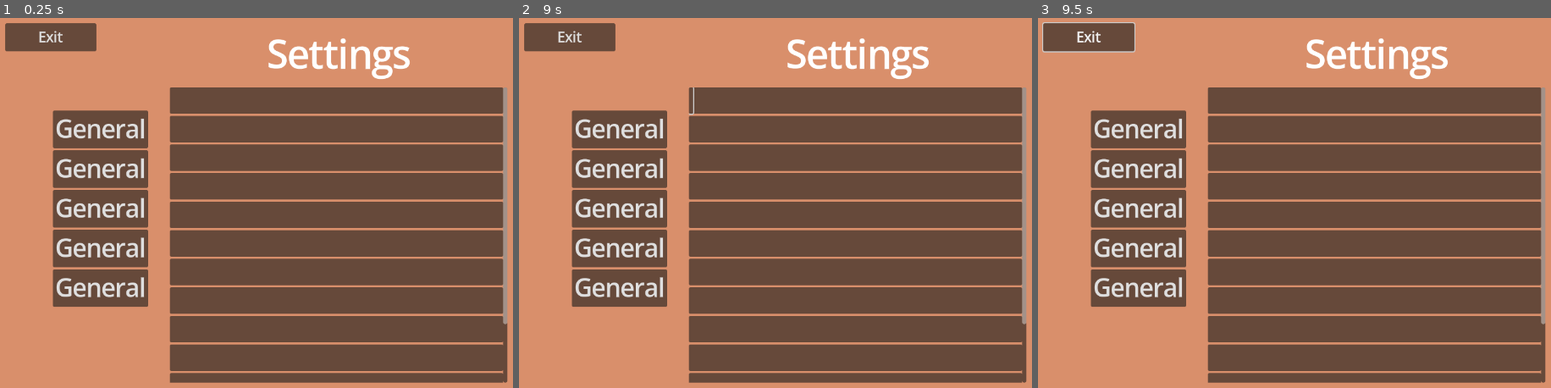
Above: before the commit, frames 1-3 (left to right).
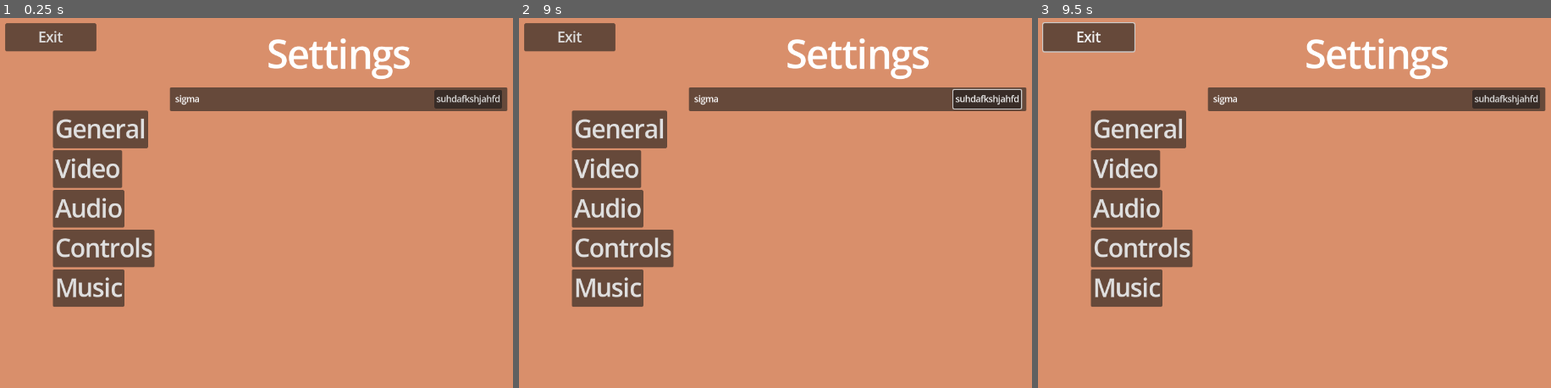
Above: after the commit, the same moments.

Repository: Rivmo/Super-Smash-Guys
Game: Godot game, scene res://scenes/settings_menu_screen.tscn
The game is run twice, just before and just after one commit, with the same random seed, the same clock (stepped at 60 frames per second) and the same inputs. This scene is started directly instead of the project's main scene.
Inputs (mouse positions are in pixels of both pictures, inside the frame that each line leads up to):
- Up to frame 1 (0.25 s): no input
- Up to frame 2 (9 s): click "General" at 0.5 s; click "General" at 1.25 s; click (606, 169) at 2 s, where only the run after the commit has a clickable "Video"; click "General" at 2.75 s; click (606, 206) at 3.5 s, where only the run after the commit has a clickable "Audio"; click "General" at 4.25 s; click (621, 247) at 5 s, where only the run after the commit has a clickable "Controls"; click "General" at 5.75 s; click (606, 288) at 6.5 s, where only the run after the commit has a clickable "Music"; click (693, 99) at 7.27 s; click (985, 99) at 8 s, where only the run after the commit has a clickable "suhdafkshjahfd"; tap Enter at 8.75 s; move the mouse to (1006, 188) at 8.77 s; hold Right (Right) from 8.78 s (still down); tap O (Attack) at 8.85 s; click (1006, 188) at 8.92 s
- Up to frame 3 (9.5 s): keep holding Right (Right); tap Up (Jump) at 9.02 s

The runs differ from the first frame. In frame 1, 49% of the frame differs, in the area x 10-100%, y 18-99%; in frame 2, 49%; in frame 3, 49%.

Commit message:
UI changes
Improving settings ui, begining multiplayer UI

Diff:
--- /dev/null
+++ b/scenes/placeholder_multiplayer_lobby.tscn
@@ -0,0 +1,200 @@
+[gd_scene format=3 uid="uid://dg6shi8eros0k"]
+
+[ext_resource type="Script" uid="uid://d2mp7uyq8ejy2" path="res://scripts/exit_multiplayer.gd" id="1_bwbv6"]
+
+[node name="Control" type="Control" unique_id=1290787588]
+layout_mode = 3
+anchors_preset = 15
+anchor_right = 1.0
+anchor_bottom = 1.0
+grow_horizontal = 2
+grow_vertical = 2
+
+[node name="ColorRect" type="ColorRect" parent="." unique_id=205190431]
+layout_mode = 1
+anchors_preset = 15
+anchor_right = 1.0
+anchor_bottom = 1.0
+grow_horizontal = 2
+grow_vertical = 2
+color = Color(0.84977525, 0.56186223, 0.42118737, 1)
+
+[node name="MarginContainer" type="MarginContainer" parent="." unique_id=1707322820]
+layout_mode = 1
+anchors_preset = -1
+anchor_left = 0.5
+anchor_right = 0.5
+anchor_bottom = 0.16626158
+offset_left = -312.5
+offset_right = 312.5
+grow_horizontal = 2
+theme_override_constants/margin_top = 22
+metadata/_edit_use_anchors_ = true
+
+[node name="Title" type="Label" parent="MarginContainer" unique_id=1824115336]
+layout_mode = 2
+size_flags_horizontal = 4
+theme_override_font_sizes/font_size = 70
+text = "Multiplayer"
+
+[node name="HBoxContainer" type="HBoxContainer" parent="." unique_id=1652497049]
+layout_mode = 1
+anchors_preset = -1
+anchor_left = 0.5
+anchor_top = 0.595
+anchor_right = 0.5
+anchor_bottom = 0.595
+offset_left = -481.0
+offset_top = -102.400024
+offset_right = 481.0
+offset_bottom = 102.599976
+grow_horizontal = 2
+grow_vertical = 2
+
+[node name="PlayerInfoPanel1" type="PanelContainer" parent="HBoxContainer" unique_id=391667393]
+layout_mode = 2
+size_flags_horizontal = 3
+
+[node name="MarginContainer" type="MarginContainer" parent="HBoxContainer/PlayerInfoPanel1" unique_id=636127801]
+layout_mode = 2
+
+[node name="VBoxContainer" type="VBoxContainer" parent="HBoxContainer/PlayerInfoPanel1/MarginContainer" unique_id=367835124]
+layout_mode = 2
+
+[node name="textbox1" type="Label" parent="HBoxContainer/PlayerInfoPanel1/MarginContainer/VBoxContainer" unique_id=223998480]
+layout_mode = 2
+size_flags_horizontal = 4
+size_flags_vertical = 6
+text = "Textbox 1"
+
+[node name="textbox2" type="Label" parent="HBoxContainer/PlayerInfoPanel1/MarginContainer/VBoxContainer" unique_id=556534697]
+layout_mode = 2
+size_flags_horizontal = 4
+size_flags_vertical = 6
+text = "Textbox 1"
+
+[node name="textbox3" type="Label" parent="HBoxContainer/PlayerInfoPanel1/MarginContainer/VBoxContainer" unique_id=1559966108]
+layout_mode = 2
+size_flags_horizontal = 4
+size_flags_vertical = 6
+text = "Textbox 1"
+
+[node name="textbox4" type="Label" parent="HBoxContainer/PlayerInfoPanel1/MarginContainer/VBoxContainer" unique_id=1653245800]
+layout_mode = 2
+size_flags_horizontal = 4
+size_flags_vertical = 6
+text = "Textbox 1"
+
+[node name="PlayerInfoPanel2" type="PanelContainer" parent="HBoxContainer" unique_id=376585654]
+layout_mode = 2
+size_flags_horizontal = 3
+
+[node name="MarginContainer" type="MarginContainer" parent="HBoxContainer/PlayerInfoPanel2" unique_id=1003229705]
+layout_mode = 2
+
+[node name="VBoxContainer" type="VBoxContainer" parent="HBoxContainer/PlayerInfoPanel2/MarginContainer" unique_id=1988649438]
+layout_mode = 2
+
+[node name="textbox1" type="Label" parent="HBoxContainer/PlayerInfoPanel2/MarginContainer/VBoxContainer" unique_id=1587990234]
+layout_mode = 2
+size_flags_horizontal = 4
+size_flags_vertical = 6
+text = "Textbox 1"
+
+[node name="textbox2" type="Label" parent="HBoxContainer/PlayerInfoPanel2/MarginContainer/VBoxContainer" unique_id=1972748727]
+layout_mode = 2
+size_flags_horizontal = 4
+size_flags_vertical = 6
+text = "Textbox 1"
+
+[node name="textbox3" type="Label" parent="HBoxContainer/PlayerInfoPanel2/MarginContainer/VBoxContainer" unique_id=58939354]
+layout_mode = 2
+size_flags_horizontal = 4
+size_flags_vertical = 6
+text = "Textbox 1"
+
+[node name="textbox4" type="Label" parent="HBoxContainer/PlayerInfoPanel2/MarginContainer/VBoxContainer" unique_id=807627514]
+layout_mode = 2
+size_flags_horizontal = 4
+size_flags_vertical = 6
+text = "Textbox 1"
+
+[node name="PlayerInfoPanel3" type="PanelContainer" parent="HBoxContainer" unique_id=1372310779]
+layout_mode = 2
+size_flags_horizontal = 3
+
+[node name="MarginContainer" type="MarginContainer" parent="HBoxContainer/PlayerInfoPanel3" unique_id=835402697]
+layout_mode = 2
+
+[node name="VBoxContainer" type="VBoxContainer" parent="HBoxContainer/PlayerInfoPanel3/MarginContainer" unique_id=1024247848]
+layout_mode = 2
+
+[node name="textbox1" type="Label" parent="HBoxContainer/PlayerInfoPanel3/MarginContainer/VBoxContainer" unique_id=1113754732]
+layout_mode = 2
+size_flags_horizontal = 4
+size_flags_vertical = 6
+text = "Textbox 1"
+
+[node name="textbox2" type="Label" parent="HBoxContainer/PlayerInfoPanel3/MarginContainer/VBoxContainer" unique_id=1455034762]
+layout_mode = 2
+size_flags_horizontal = 4
+size_flags_vertical = 6
+text = "Textbox 1"
+
+[node name="textbox3" type="Label" parent="HBoxContainer/PlayerInfoPanel3/MarginContainer/VBoxContainer" unique_id=409197902]
+layout_mode = 2
+size_flags_horizontal = 4
+size_flags_vertical = 6
+text = "Textbox 1"
+
+[node name="textbox4" type="Label" parent="HBoxContainer/PlayerInfoPanel3/MarginContainer/VBoxContainer" unique_id=982619915]
+layout_mode = 2
+size_flags_horizontal = 4
+size_flags_vertical = 6
+text = "Textbox 1"
+
+[node name="PlayerInfoPanel4" type="PanelContainer" parent="HBoxContainer" unique_id=1946399449]
+layout_mode = 2
+size_flags_horizontal = 3
+
+[node name="MarginContainer" type="MarginContainer" parent="HBoxContainer/PlayerInfoPanel4" unique_id=407026353]
+layout_mode = 2
+
+[node name="VBoxContainer" type="VBoxContainer" parent="HBoxContainer/PlayerInfoPanel4/MarginContainer" unique_id=1606226048]
+layout_mode = 2
+
+[node name="textbox1" type="Label" parent="HBoxContainer/PlayerInfoPanel4/MarginContainer/VBoxContainer" unique_id=346177963]
+layout_mode = 2
+size_flags_horizontal = 4
+size_flags_vertical = 6
+text = "Textbox 1"
+
+[node name="textbox2" type="Label" parent="HBoxContainer/PlayerInfoPanel4/MarginContainer/VBoxContainer" unique_id=1773866486]
+layout_mode = 2
+size_flags_horizontal = 4
+size_flags_vertical = 6
+text = "Textbox 1"
+
+[node name="textbox3" type="Label" parent="HBoxContainer/PlayerInfoPanel4/MarginContainer/VBoxContainer" unique_id=318553497]
+layout_mode = 2
+size_flags_horizontal = 4
+size_flags_vertical = 6
+text = "Textbox 1"
+
+[node name="textbox4" type="Label" parent="HBoxContainer/PlayerInfoPanel4/MarginContainer/VBoxContainer" unique_id=873196643]
+layout_mode = 2
+size_flags_horizontal = 4
+size_flags_vertical = 6
+text = "Textbox 1"
+
+[node name="Exit_Multiplayer" type="Button" parent="." unique_id=1538128373]
+layout_mode = 0
+offset_left = 12.8
+offset_top = 6.4
+offset_right = 192.8
+offset_bottom = 55.4
+theme_override_font_sizes/font_size = 26
+text = "Exit"
+script = ExtResource("1_bwbv6")
+
+[connection signal="pressed" from="Exit_Multiplayer" to="Exit_Multiplayer" method="_on_pressed"]
--- a/scenes/settings_menu_screen.tscn
+++ b/scenes/settings_menu_screen.tscn
@@ -1,6 +1,7 @@
 [gd_scene format=3 uid="uid://b7l4vewmcw08s"]
 
 [ext_resource type="Script" uid="uid://c0yhdwe7dab23" path="res://scripts/settings_menu_screen.gd" id="1_cie3p"]
+[ext_resource type="Script" uid="uid://ct7dkt6vlfj3i" path="res://scripts/button_switch.gd" id="2_4emew"]
 
 [node name="Settings Menu" type="Control" unique_id=251010454]
 layout_mode = 3
@@ -53,35 +54,35 @@
 size_flags_horizontal = 4
 size_flags_vertical = 4
 
-[node name="Button" type="Button" parent="MarginContainer2/VBoxContainer" unique_id=1064166925]
+[node name="General" type="Button" parent="MarginContainer2/VBoxContainer" unique_id=1064166925]
 layout_mode = 2
-size_flags_horizontal = 8
+size_flags_horizontal = 0
 theme_override_font_sizes/font_size = 45
 text = "General"
 
-[node name="Button2" type="Button" parent="MarginContainer2/VBoxContainer" unique_id=249233468]
+[node name="Video" type="Button" parent="MarginContainer2/VBoxContainer" unique_id=249233468]
 layout_mode = 2
-size_flags_horizontal = 8
+size_flags_horizontal = 0
 theme_override_font_sizes/font_size = 45
-text = "General"
+text = "Video"
 
-[node name="Button3" type="Button" parent="MarginContainer2/VBoxContainer" unique_id=1556858039]
+[node name="Audio" type="Button" parent="MarginContainer2/VBoxContainer" unique_id=1556858039]
 layout_mode = 2
-size_flags_horizontal = 8
+size_flags_horizontal = 0
 theme_override_font_sizes/font_size = 45
-text = "General"
+text = "Audio"
 
-[node name="Button4" type="Button" parent="MarginContainer2/VBoxContainer" unique_id=1533968758]
+[node name="Controls" type="Button" parent="MarginContainer2/VBoxContainer" unique_id=1533968758]
 layout_mode = 2
-size_flags_horizontal = 8
+size_flags_horizontal = 0
 theme_override_font_sizes/font_size = 45
-text = "General"
+text = "Controls"
 
-[node name="Button5" type="Button" parent="MarginContainer2/VBoxContainer" unique_id=1556690114]
+[node name="Music" type="Button" parent="MarginContainer2/VBoxContainer" unique_id=1556690114]
 layout_mode = 2
-size_flags_horizontal = 8
+size_flags_horizontal = 0
 theme_override_font_sizes/font_size = 45
-text = "General"
+text = "Music"
 
 [node name="ScrollContainer" type="ScrollContainer" parent="." unique_id=2077631856]
 layout_mode = 1
@@ -96,148 +97,31 @@
 size_flags_horizontal = 3
 size_flags_vertical = 3
 
-[node name="PanelContainer" type="PanelContainer" parent="ScrollContainer/VBoxContainer" unique_id=1571563871]
+[node name="ButtonSwitch" type="PanelContainer" parent="ScrollContainer/VBoxContainer" unique_id=1571563871]
+custom_minimum_size = Vector2(0, 45)
 layout_mode = 2
+script = ExtResource("2_4emew")
 
-[node name="HBoxContainer" type="HBoxContainer" parent="ScrollContainer/VBoxContainer/PanelContainer" unique_id=1113970822]
+[node name="MarginContainer" type="MarginContainer" parent="ScrollContainer/VBoxContainer/ButtonSwitch" unique_id=2064126163]
 layout_mode = 2
+theme_override_constants/margin_left = 10
 
-[node name="Button" type="Button" parent="ScrollContainer/VBoxContainer/PanelContainer/HBoxContainer" unique_id=1113597925]
-custom_minimum_size = Vector2(0, 50)
+[node name="SettingsLabel" type="Label" parent="ScrollContainer/VBoxContainer/ButtonSwitch/MarginContainer" unique_id=287511789]
 layout_mode = 2
-flat = true
+size_flags_horizontal = 2
+text = "sigma"
 
-[node name="PanelContainer2" type="PanelContainer" parent="ScrollContainer/VBoxContainer" unique_id=79741179]
+[node name="MarginContainer2" type="MarginContainer" parent="ScrollContainer/VBoxContainer/ButtonSwitch" unique_id=1055315174]
 layout_mode = 2
+theme_override_constants/margin_top = 5
+theme_override_constants/margin_right = 10
+theme_override_constants/margin_bottom = 5
 
-[node name="HBoxContainer" type="HBoxContainer" parent="ScrollContainer/VBoxContainer/PanelContainer2" unique_id=5295650]
+[node name="SettingsButton" type="Button" parent="ScrollContainer/VBoxContainer/ButtonSwitch/MarginContainer2" unique_id=1914365548]
+custom_minimum_size = Vector2(100, 0)
 layout_mode = 2
-
-[node name="Button" type="Button" parent="ScrollContainer/VBoxContainer/PanelContainer2/HBoxContainer" unique_id=297589678]
-custom_minimum_size = Vector2(0, 50)
-layout_mode = 2
-flat = true
-
-[node name="PanelContainer3" type="PanelContainer" parent="ScrollContainer/VBoxContainer" unique_id=1226448906]
-layout_mode = 2
-
-[node name="HBoxContainer" type="HBoxContainer" parent="ScrollContainer/VBoxContainer/PanelContainer3" unique_id=198704861]
-layout_mode = 2
-
-[node name="Button" type="Button" parent="ScrollContainer/VBoxContainer/PanelContainer3/HBoxContainer" unique_id=182066537]
-custom_minimum_size = Vector2(0, 50)
-layout_mode = 2
-flat = true
-
-[node name="PanelContainer4" type="PanelContainer" parent="ScrollContainer/VBoxContainer" unique_id=1688991837]
-layout_mode = 2
-
-[node name="HBoxContainer" type="HBoxContainer" parent="ScrollContainer/VBoxContainer/PanelContainer4" unique_id=132567128]
-layout_mode = 2
-
-[node name="Button" type="Button" parent="ScrollContainer/VBoxContainer/PanelContainer4/HBoxContainer" unique_id=1655948426]
-custom_minimum_size = Vector2(0, 50)
-layout_mode = 2
-flat = true
-
-[node name="PanelContainer5" type="PanelContainer" parent="ScrollContainer/VBoxContainer" unique_id=188943279]
-layout_mode = 2
-
-[node name="HBoxContainer" type="HBoxContainer" parent="ScrollContainer/VBoxContainer/PanelContainer5" unique_id=1806490314]
-layout_mode = 2
-
-[node name="Button" type="Button" parent="ScrollContainer/VBoxContainer/PanelContainer5/HBoxContainer" unique_id=831635778]
-custom_minimum_size = Vector2(0, 50)
-layout_mode = 2
-flat = true
-
-[node name="PanelContainer6" type="PanelContainer" parent="ScrollContainer/VBoxContainer" unique_id=966672072]
-layout_mode = 2
-
-[node name="HBoxContainer" type="HBoxContainer" parent="ScrollContainer/VBoxContainer/PanelContainer6" unique_id=288172615]
-layout_mode = 2
-
-[node name="Button" type="Button" parent="ScrollContainer/VBoxContainer/PanelContainer6/HBoxContainer" unique_id=1051393627]
-custom_minimum_size = Vector2(0, 50)
-layout_mode = 2
-flat = true
-
-[node name="PanelContainer7" type="PanelContainer" parent="ScrollContainer/VBoxContainer" unique_id=120148167]
-layout_mode = 2
-
-[node name="HBoxContainer" type="HBoxContainer" parent="ScrollContainer/VBoxContainer/PanelContainer7" unique_id=1450519302]
-layout_mode = 2
-
-[node name="Button" type="Button" parent="ScrollContainer/VBoxContainer/PanelContainer7/HBoxContainer" unique_id=183989351]
-custom_minimum_size = Vector2(0, 50)
-layout_mode = 2
-flat = true
-
-[node name="PanelContainer8" type="PanelContainer" parent="ScrollContainer/VBoxContainer" unique_id=1514873916]
-layout_mode = 2
-
-[node name="HBoxContainer" type="HBoxContainer" parent="ScrollContainer/VBoxContainer/PanelContainer8" unique_id=513734189]
-layout_mode = 2
-
-[node name="Button" type="Button" parent="ScrollContainer/VBoxContainer/PanelContainer8/HBoxContainer" unique_id=2066965060]
-custom_minimum_size = Vector2(0, 50)
-layout_mode = 2
-flat = true
-
-[node name="PanelContainer9" type="PanelContainer" parent="ScrollContainer/VBoxContainer" unique_id=1169390607]
-layout_mode = 2
-
-[node name="HBoxContainer" type="HBoxContainer" parent="ScrollContainer/VBoxContainer/PanelContainer9" unique_id=1119549657]
-layout_mode = 2
-
-[node name="Button" type="Button" parent="ScrollContainer/VBoxContainer/PanelContainer9/HBoxContainer" unique_id=1646338654]
-custom_minimum_size = Vector2(0, 50)
-layout_mode = 2
-flat = true
-
-[node name="PanelContainer10" type="PanelContainer" parent="ScrollContainer/VBoxContainer" unique_id=149441541]
-layout_mode = 2
-
-[node name="HBoxContainer" type="HBoxContainer" parent="ScrollContainer/VBoxContainer/PanelContainer10" unique_id=1951383362]
-layout_mode = 2
-
-[node name="Button" type="Button" parent="ScrollContainer/VBoxContainer/PanelContainer10/HBoxContainer" unique_id=1380818929]
-custom_minimum_size = Vector2(0, 50)
-layout_mode = 2
-flat = true
-
-[node name="PanelContainer11" type="PanelContainer" parent="ScrollContainer/VBoxContainer" unique_id=1710277791]
-layout_mode = 2
-
-[node name="HBoxContainer" type="HBoxContainer" parent="ScrollContainer/VBoxContainer/PanelContainer11" unique_id=1169233699]
-layout_mode = 2
-
-[node name="Button" type="Button" parent="ScrollContainer/VBoxContainer/PanelContainer11/HBoxContainer" unique_id=218568601]
-custom_minimum_size = Vector2(0, 50)
-layout_mode = 2
-flat = true
-
-[node name="PanelContainer12" type="PanelContainer" parent="ScrollContainer/VBoxContainer" unique_id=207771442]
-layout_mode = 2
-
-[node name="HBoxContainer" type="HBoxContainer" parent="ScrollContainer/VBoxContainer/PanelContainer12" unique_id=1618881505]
-layout_mode = 2
-
-[node name="Button" type="Button" parent="ScrollContainer/VBoxContainer/PanelContainer12/HBoxContainer" unique_id=615157284]
-custom_minimum_size = Vector2(0, 50)
-layout_mode = 2
-flat = true
-
-[node name="PanelContainer13" type="PanelContainer" parent="ScrollContainer/VBoxContainer" unique_id=780710634]
-layout_mode = 2
-
-[node name="HBoxContainer" type="HBoxContainer" parent="ScrollContainer/VBoxContainer/PanelContainer13" unique_id=1610386639]
-layout_mode = 2
-
-[node name="Button" type="Button" parent="ScrollContainer/VBoxContainer/PanelContainer13/HBoxContainer" unique_id=245912883]
-custom_minimum_size = Vector2(0, 50)
-layout_mode = 2
-flat = true
+size_flags_horizontal = 8
+text = "On"
 
 [node name="MarginContainer3" type="MarginContainer" parent="." unique_id=801293409]
 layout_mode = 0
--- /dev/null
+++ b/scripts/button_switch.gd
@@ -0,0 +1,13 @@
+extends PanelContainer
+
+@onready var buttontext = $MarginContainer2/SettingsButton
+# Called when the node enters the scene tree for the first time.
+func _ready() -> void:
+	buttontext.text = "suhdafkshjahfd"
+	pass
+
+
+
+func _process(delta: float) -> void:
+
+	pass
--- /dev/null
+++ b/scripts/exit_multiplayer.gd
@@ -0,0 +1,8 @@
+extends Button
+
+# THIS IS A PLACEHOLDER SCRIPT, REMOVE LATER
+
+
+
+func Exit_Multiplayer_on_pressed() -> void:
+	get_tree().change_scene_to_file("res://scenes/Multiplayer_select_screen.tscn")
Not shown, added: scripts/button_switch.gd.uid
Not shown, added: scripts/exit_multiplayer.gd.uid
